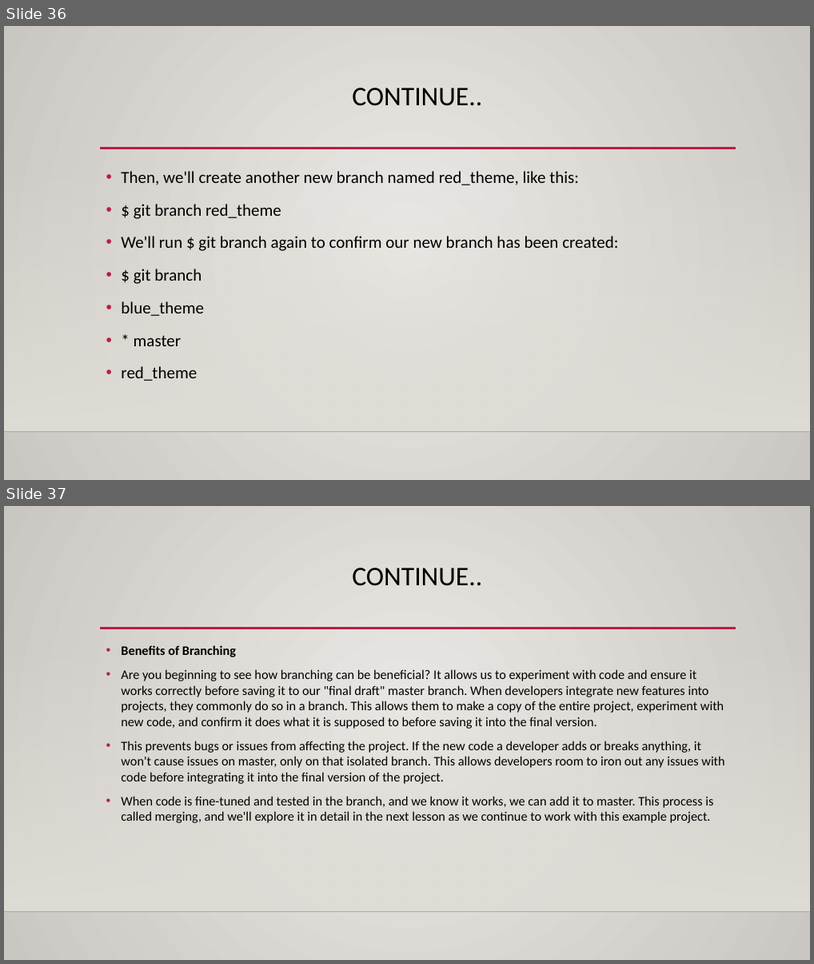
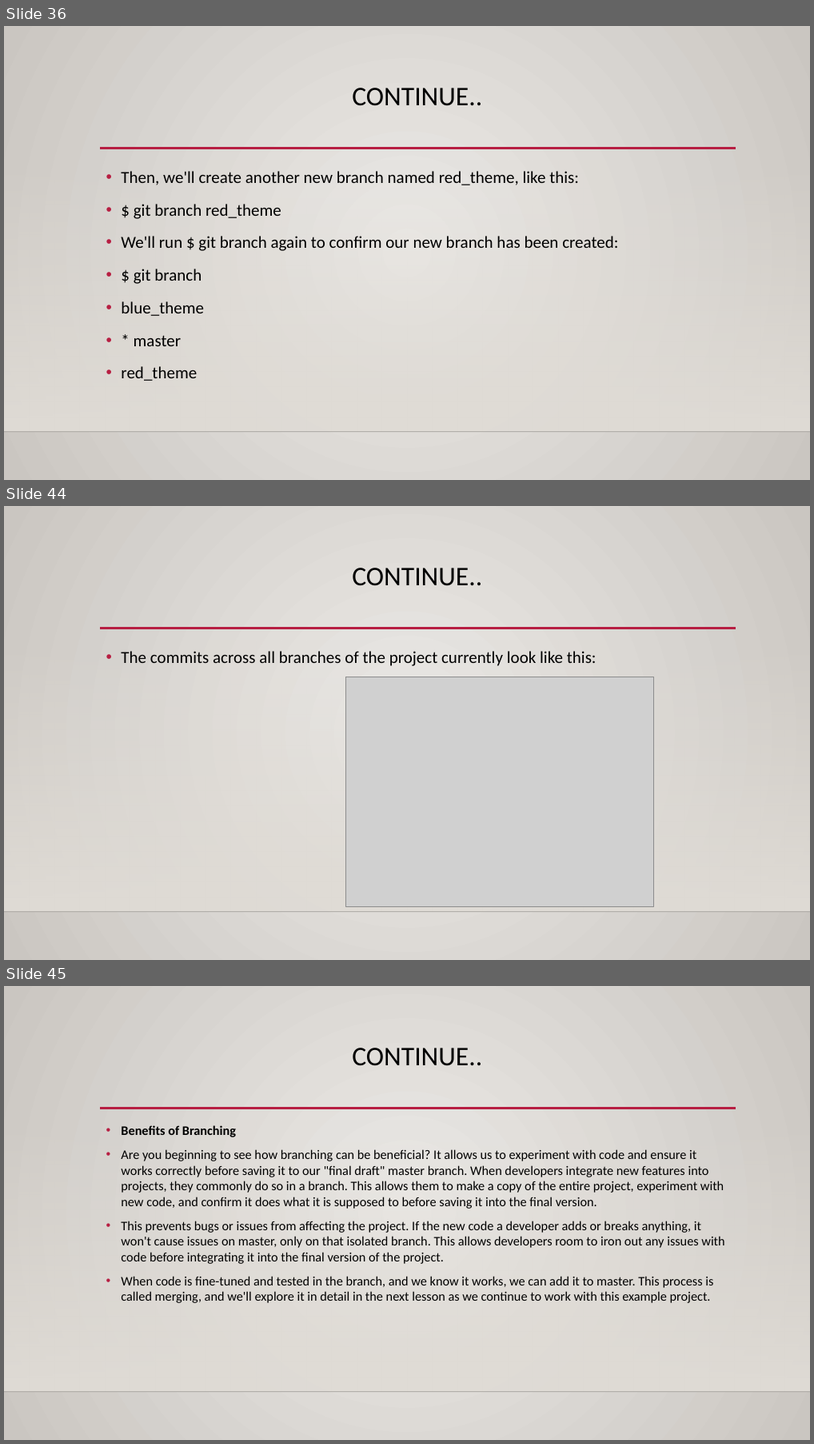
Before and after one commit to GoobsanGroup1/web_dev_proj-1, a slide deck: Week2_Front_End_WD.pptx. Shown one above the other, each under a label of ours: slides 36 and 37 before the commit, slides 36, 44 and 45 after it; the slides between them are not shown. The pictures are 814x964 and 814x1444 pixels, drawn with LibreOffice and Linux fonts; fonts in the diff are those of the drawing; grey boxes stand for pictures; background and template pictures are left out. Boxes give left, top, right and bottom in pixels: in the first picture for what was removed or moved away, otherwise in the second. Text is boxed around its words. In the diff, an @@ line names an element or a change of style, - is before the commit and + after.

```diff
--- a/Week2_Front_End_WD.pptx
+++ b/Week2_Front_End_WD.pptx
@@ slide 44 added at <box>4,506,810,960</box>, background gradient #ECEAE7 to #CAC7C1; not listed: 3 template elements that a slide beside it also shows @@
@@ title added at <box>352,568,482,586</box>, 32 pt, text #000000 @@
+CONTINUE..
@@ text added at <box>121,651,597,666</box>, 20 pt, text #000000 @@
+• The commits across all branches of the project currently look like this:
@@ picture added at <box>346,676,654,907</box> @@
@@ what was slide 37 is now slide 45 @@
```
Also in this commit, not shown: 1 slide changed, 101 other slides added, 8 other files.
